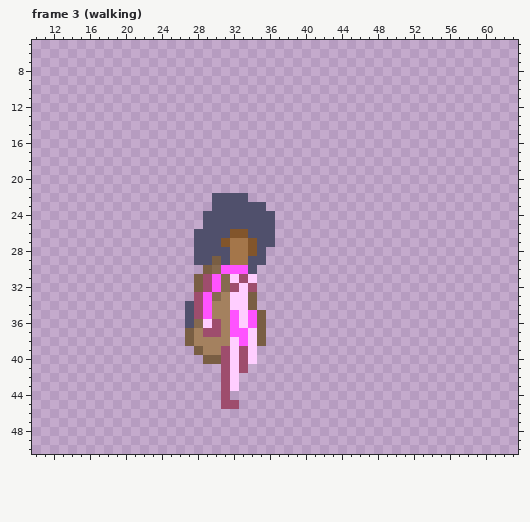
A pixel-art file gets an edit: Sophia/sophia.ase. Above, as it was before the edit.
64x64 pixels, 12 frames. Shown: frame 3 (walking): x 10..63, y 5..50. The commit also changed other frames, which this record leaves out.
After:
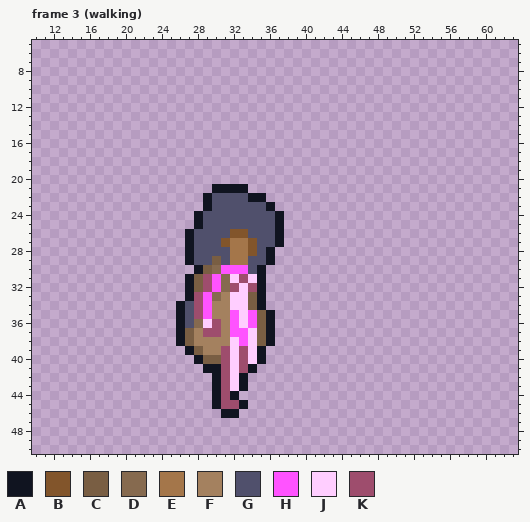
Palette (. is transparent): A #101420  B #82552b  C #795e43  D #866a4f  E #a4764a  F #a4815f  G #50506c  H #ff53ff  J #ffceff  K #9e4d6d
Edits made:
layer "outline" added
Frame 3 (walking), layer "outline":
The edit adds colour A in row 21 at x 30 to 33; in row 22 at x 29 and 34 to 35; in row 23 at x 29 and 36; in rows 24 to 25 at x 28 and 37; in rows 26 to 27 at x 27 and 37; in rows 28 to 29 at x 27 and 36.
The edit adds colour A in row 30 at x 28 and 35; in rows 31 to 33 at x 27 and 35; in row 34 at x 26 and 35; in rows 35 to 38 at x 26 and 36; in row 39 at x 27 and 35; in row 40 at x 28 and 35.
The edit adds colour A in row 41 at x 29 to 30 and 34; in rows 42 to 43 at x 30 and 33; in row 44 at x 30 and 32; in row 45 at x 30 and 33; in row 46 at x 31 to 32.
